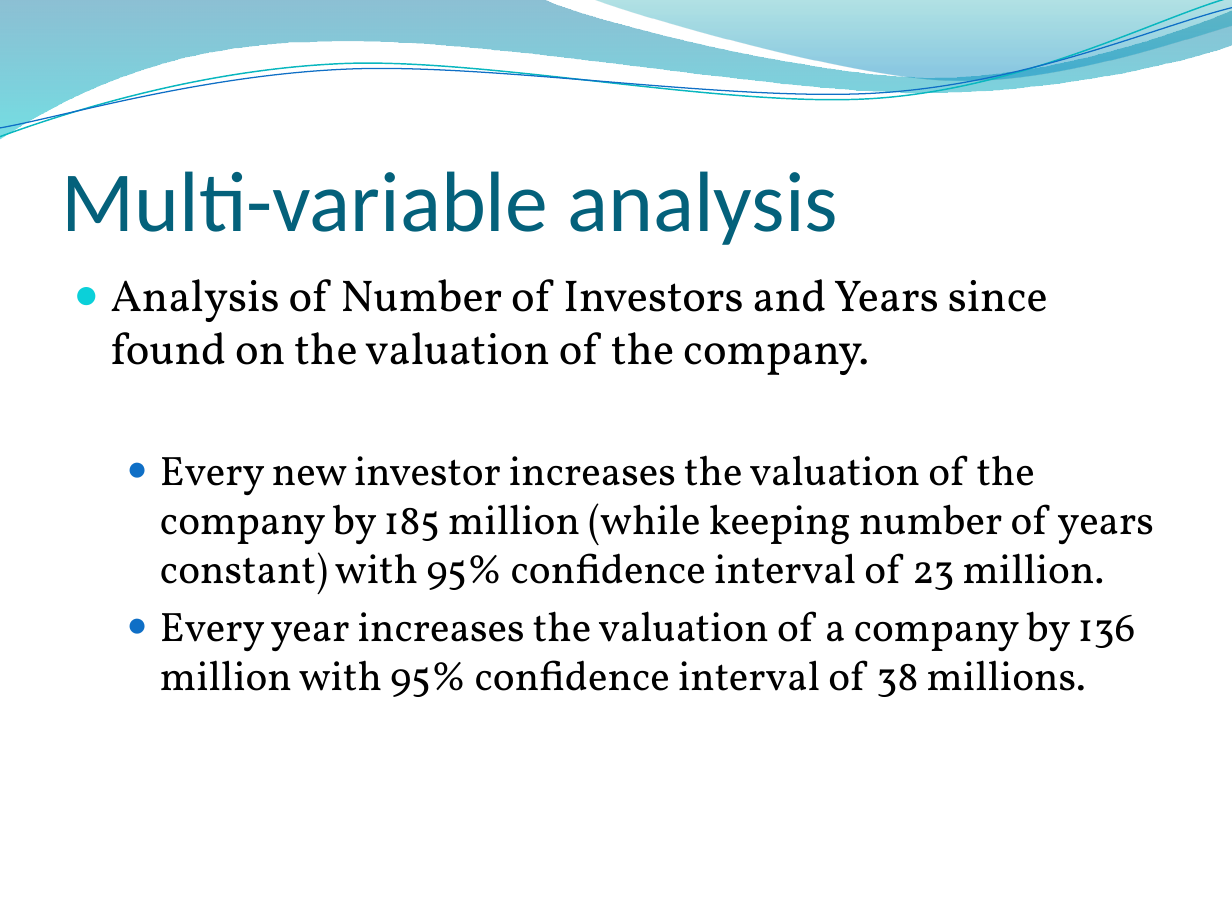
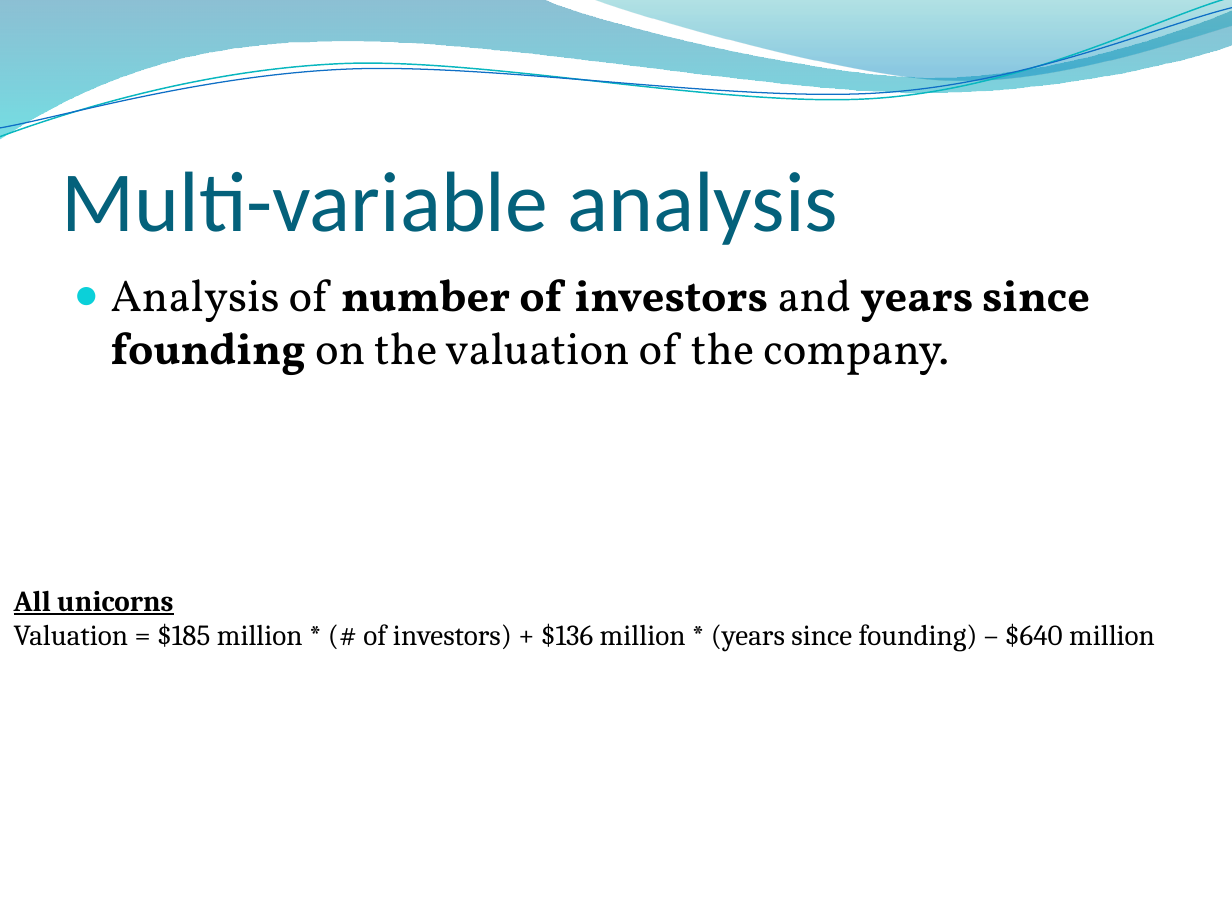
Before and after one commit to MonikaSinghGit/UnicornCompaniesFeatureAnalysis, a slide deck: slide 12 of Unicorn Companies Feature Analysis.pptx. Drawn at 1232x924 pixels with LibreOffice and Linux fonts; fonts in the diff are those of the drawing; background and template pictures are left out. Boxes give left, top, right and bottom in pixels: in the first picture for what was removed or moved away, otherwise in the second. Text is boxed around its words. In the diff, an @@ line names an element or a change of style, - is before the commit and + after.

Commit message:
Updated Slides

```diff
--- a/Unicorn Companies Feature Analysis.pptx
+++ b/Unicorn Companies Feature Analysis.pptx
@@ text at box(111, 279, 1090, 375): text changed; size 24 to 26 pt @@
-● Analysis of Number of Investors and Years since found on the valuation of the company.
-  ● Every new investor increases the valuation of the company by 185 million (while keeping number of years constant) with 95% confidence interval of 23 million.
-  ● Every year increases the valuation of a company by 136 million with 95% confidence interval of 38 millions.
+● Analysis of number of investors and years since founding on the valuation of the company.
@@ text added at box(14, 590, 1155, 652), 17 pt, text #000000 @@
+  All unicorns
+  Valuation = $185 million * (# of investors) + $136 million * (years since founding) – $640 million
```
Also in this commit, not shown: 10 other slides changed, 10 slides added, 1 slide removed, 2 other files.
